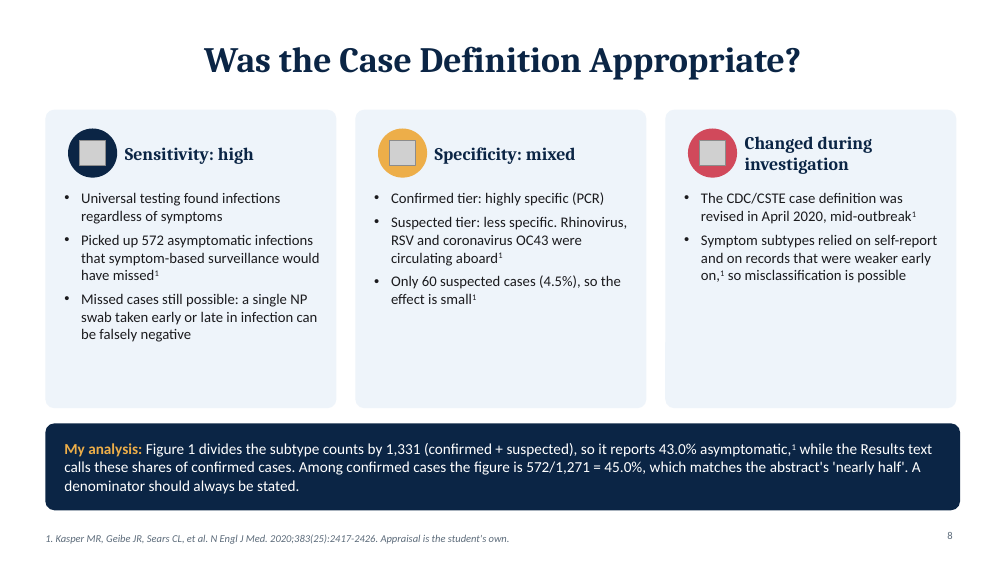
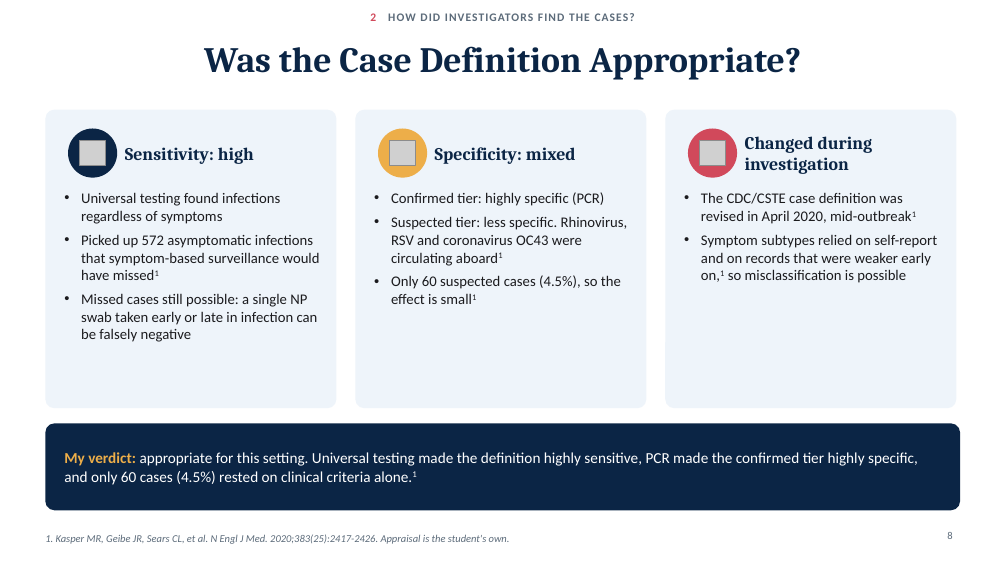
Before and after one commit to adebowa96/Research, a slide deck: slide 8 of Outbreak_of_the_Day/Covid19_Aircraft_Carrier_Outbreak.pptx. Drawn at 1008x567 pixels with LibreOffice and Linux fonts; fonts in the diff are those of the drawing; grey boxes stand for pictures. Boxes give left, top, right and bottom in pixels: in the first picture for what was removed or moved away, otherwise in the second. Text is boxed around its words. In the diff, an @@ line names an element or a change of style, - is before the commit and + after.

```diff
--- a/Outbreak_of_the_Day/Covid19_Aircraft_Carrier_Outbreak.pptx
+++ b/Outbreak_of_the_Day/Covid19_Aircraft_Carrier_Outbreak.pptx
@@ text added at (370,13,635,21), 11 pt, text #5C6B7A, bold @@
+2 HOW DID INVESTIGATORS FIND THE CASES?
@@ text at (64,452,918,485): text changed @@
-My analysis: Figure 1 divides the subtype counts by 1,331 (confirmed + suspected), so it reports 43.0% asymptomatic,1 while the Results text calls these shares of confirmed cases. Among confirmed cases the figure is 572/1,271 = 45.0%, which matches the abstract's 'nearly half'. A denominator should always be stated.
+My verdict: appropriate for this setting. Universal testing made the definition highly sensitive, PCR made the confirmed tier highly specific, and only 60 cases (4.5%) rested on clinical criteria alone.1
```
Also in this commit, not shown: 18 other slides changed.
